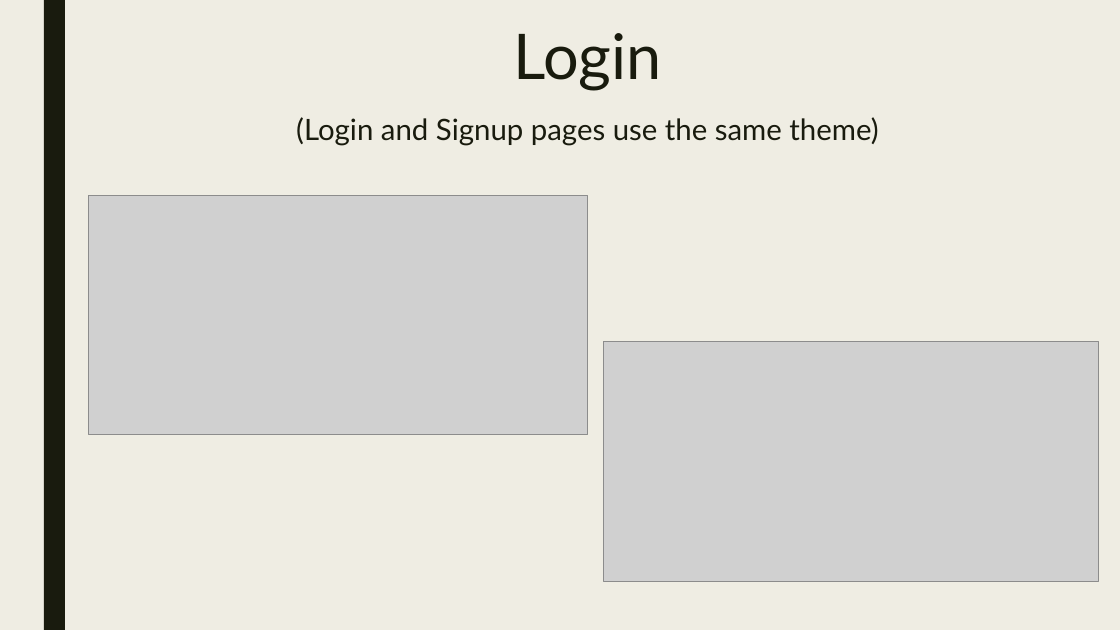
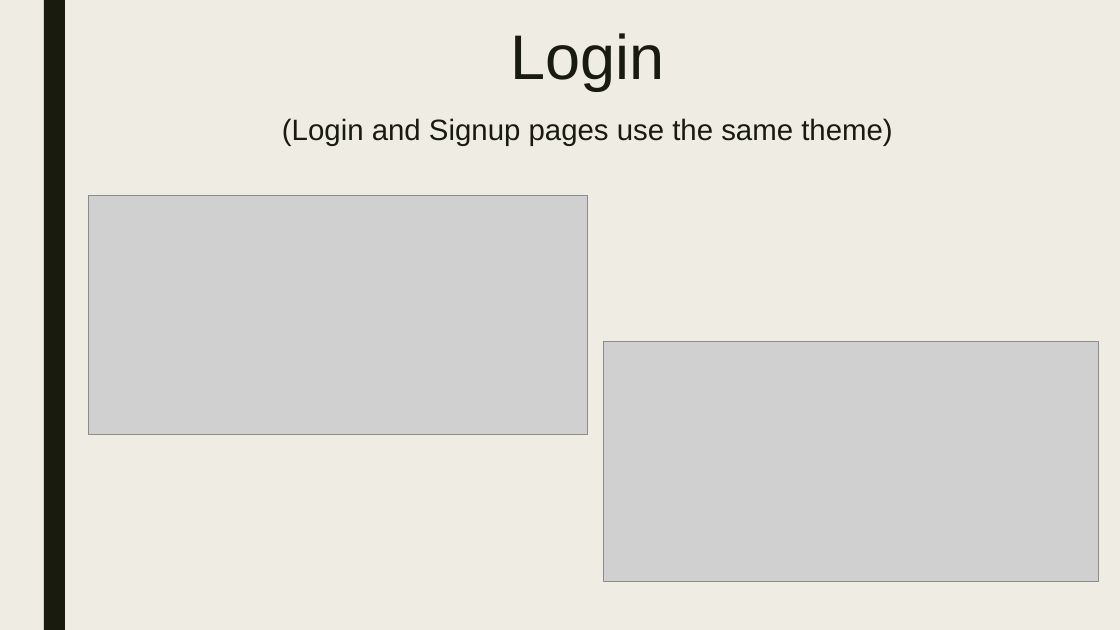
Before and after one commit to ShriyaShankar/Hoop-WebTech, a slide deck: slide 4 of Presentation.pptx. Drawn at 1120x630 pixels with LibreOffice and Linux fonts; fonts in the diff are those of the drawing; grey boxes stand for pictures. Boxes give left, top, right and bottom in pixels: in the first picture for what was removed or moved away, otherwise in the second. Text is boxed around its words. In the diff, an @@ line names an element or a change of style, - is before the commit and + after.

```diff
--- a/Presentation.pptx
+++ b/Presentation.pptx
@@ title "Login (Login and Signup pages ..." at (282,33,892,145): font Lato to Arial @@
```
Also in this commit, not shown: 2 other slides changed, 3 slides added, 3 other files.
